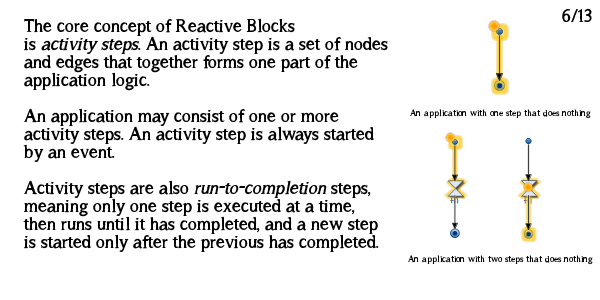
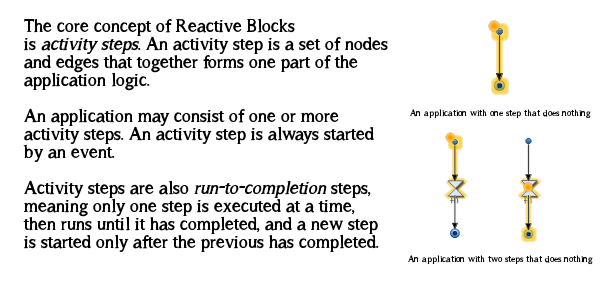
Revision of a layered 600 × 300 image; what changed, layer by layer:
painted on "6/13" over bbox(562, 8, 592, 23)
